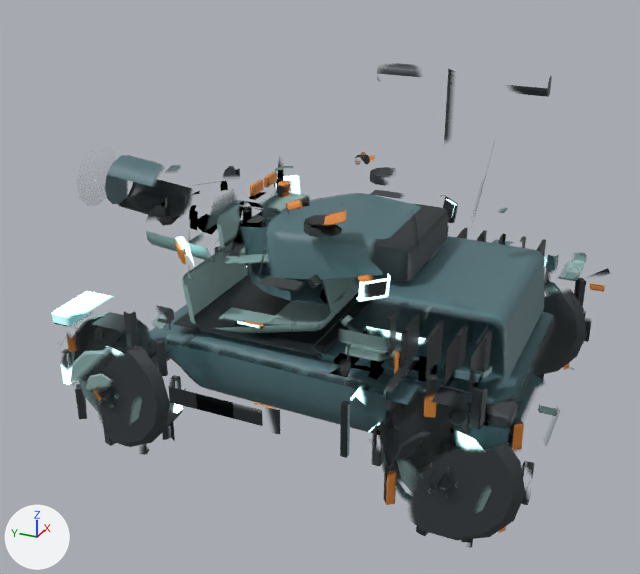
Two versions of the FBX model unity/RogueCommandAssetAuthoring/Assets/RogueCommandExpansionSample/Models/SentinelRelay_Atlas.fbx, one commit apart.
The view is the same before and after, from a 50 mm camera at (-4.77, -2.02, 3.32) aimed at (-0.12, 0.07, 1.0). The axes (+X, +Y, +Z) are drawn at lower left. The lights are the same throughout. The older version comes first. Vertices at exactly the same position are counted once.

In view in the first picture: 'SentinelRelay_UnifiedMesh'.
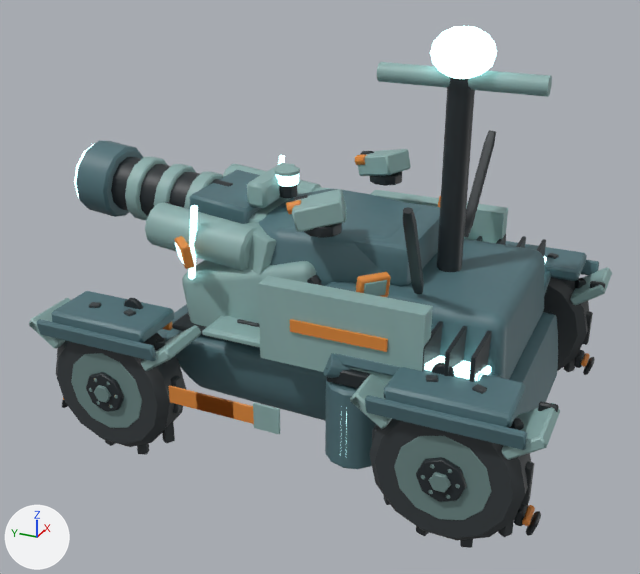
What differs and where, as boxes [x1, y1, x2, y2] in the pictures (640 x 574 px):
```json
{"object": "SentinelRelay_UnifiedMesh", "change": "reshaped", "before": [51, 63, 610, 548], "after": [29, 26, 612, 548], "on screen": "8% taller"}
{"part": 1, "of": "me_sentinelrelay_unifiedmesh_data_001", "change": "added", "after": [124, 298, 143, 309]}
{"part": 2, "of": "me_sentinelrelay_unifiedmesh_data_001", "change": "added", "after": [431, 363, 454, 377]}
{"part": 3, "of": "me_sentinelrelay_unifiedmesh_data_001", "change": "added", "after": [522, 505, 535, 526]}
{"part": 4, "of": "me_sentinelrelay_unifiedmesh_data_001", "change": "added", "after": [581, 353, 590, 367]}
{"part": 5, "of": "me_sentinelrelay_unifiedmesh_data_001", "change": "added", "after": [514, 504, 528, 526]}
{"part": 6, "of": "me_sentinelrelay_unifiedmesh_data_001", "change": "added", "after": [526, 511, 541, 536]}
{"part": 7, "of": "me_sentinelrelay_unifiedmesh_data_001", "change": "added", "after": [574, 350, 585, 368]}
{"part": 8, "of": "me_sentinelrelay_unifiedmesh_data_001", "change": "added", "after": [583, 357, 595, 375]}
{"part": 9, "of": "me_sentinelrelay_unifiedmesh_data_001", "change": "surface changed", "before": [51, 63, 610, 548], "after": [29, 26, 612, 548]}
```

Scene script edits in JSON lines:
```json
{"block": "me_sentinelrelay_unifiedmesh_data_001", "where": "# used by ob_sentinelrelay_unifiedmesh; location = (0.0, 0.0, 0.0)"}
{"op": "remove", "block": "me_sentinelrelay_unifiedmesh_data_001", "code": "me_sentinelrelay_unifiedmesh_data_001.from_pydata(...)  # 8233 vertices, 8281 faces; spans x -1.17..1.17, y -1.56..1.87, z 0.03..2.62"}
{"op": "add", "block": "me_sentinelrelay_unifiedmesh_data_001", "code": "me_sentinelrelay_unifiedmesh_data_001.from_pydata(...)  # 8953 vertices, 9041 faces; spans x -1.17..1.17, y -1.56..1.87, z 0.03..2.62"}
{"block": "me_sentinelrelay_unifiedmesh_data_001", "change": "me_sentinelrelay_unifiedmesh_data_001 part 1: the loose piece of 60 vertices spanning x -0.61..-0.4, y -0.23..-0.01, z 1.53..1.59 is copied, and the copy is turned 90 degrees about the y axis through its middle and scaled by 0.564, then moved by (-0.36, 1.08, -0.56); it spans x -0.88..-0.85, y 0.9..1.02, z 0.94..1.06"}
{"block": "me_sentinelrelay_unifiedmesh_data_001", "change": "me_sentinelrelay_unifiedmesh_data_001 part 2: the loose piece of 60 vertices spanning x -0.61..-0.4, y -0.23..-0.01, z 1.53..1.59 is copied, and the copy is turned 90 degrees about the y axis through its middle and scaled by 0.564, then moved by (-0.36, -0.84, -0.56); it spans x -0.88..-0.85, y -1.02..-0.9, z 0.94..1.06"}
{"block": "me_sentinelrelay_unifiedmesh_data_001", "change": "me_sentinelrelay_unifiedmesh_data_001 part 3: the loose piece of 48 vertices spanning x -0.97..-0.75, y -1.08..-1.02, z 0.51..0.77 is copied, and the copy is multiplied about its middle by the matrix ((-0.288, 0.0, -0.366), (-0.366, 0.0, 0.288), (0.0, 0.466, 0.0)), then moved by (-0.05, -0.43, -0.34); it spans x -0.98..-0.84, y -1.5..-1.46, z 0.28..0.32"}
{"block": "me_sentinelrelay_unifiedmesh_data_001", "change": "me_sentinelrelay_unifiedmesh_data_001 part 4: the loose piece of 48 vertices spanning x 0.75..0.97, y -1.08..-1.02, z 0.51..0.77 is copied, and the copy is multiplied about its middle by the matrix ((0.288, 0.0, -0.366), (0.366, 0.0, 0.288), (0.0, -0.466, 0.0)), then moved by (0.05, -0.43, -0.34); it spans x 0.84..0.98, y -1.5..-1.46, z 0.28..0.32"}
{"block": "me_sentinelrelay_unifiedmesh_data_001", "change": "me_sentinelrelay_unifiedmesh_data_001 part 5: a new loose piece of 24 vertices spanning x -0.96..-0.86, y -1.47..-1.41, z 0.25..0.35, in mat_sentinelrelay_material_atlas"}
{"block": "me_sentinelrelay_unifiedmesh_data_001", "change": "me_sentinelrelay_unifiedmesh_data_001 part 6: a new loose piece of 24 vertices spanning x -0.97..-0.86, y -1.54..-1.48, z 0.2..0.31, in mat_sentinelrelay_material_atlas"}
{"block": "me_sentinelrelay_unifiedmesh_data_001", "change": "me_sentinelrelay_unifiedmesh_data_001 part 7: a new loose piece of 24 vertices spanning x 0.86..0.96, y -1.47..-1.41, z 0.25..0.35, in mat_sentinelrelay_material_atlas"}
{"block": "me_sentinelrelay_unifiedmesh_data_001", "change": "me_sentinelrelay_unifiedmesh_data_001 part 8: a new loose piece of 24 vertices spanning x 0.86..0.97, y -1.54..-1.48, z 0.2..0.31, in mat_sentinelrelay_material_atlas"}
{"block": "me_sentinelrelay_unifiedmesh_data_001", "change": "me_sentinelrelay_unifiedmesh_data_001 part 9: 7904 kept faces spanning x -1.17..1.17, y -1.56..1.87, z 0.03..2.61 get new texture (UV) coordinates"}
{"block": "me_sentinelrelay_unifiedmesh_data_001", "change": "other edits to the shape of me_sentinelrelay_unifiedmesh_data_001 do not show in these pictures"}
```
